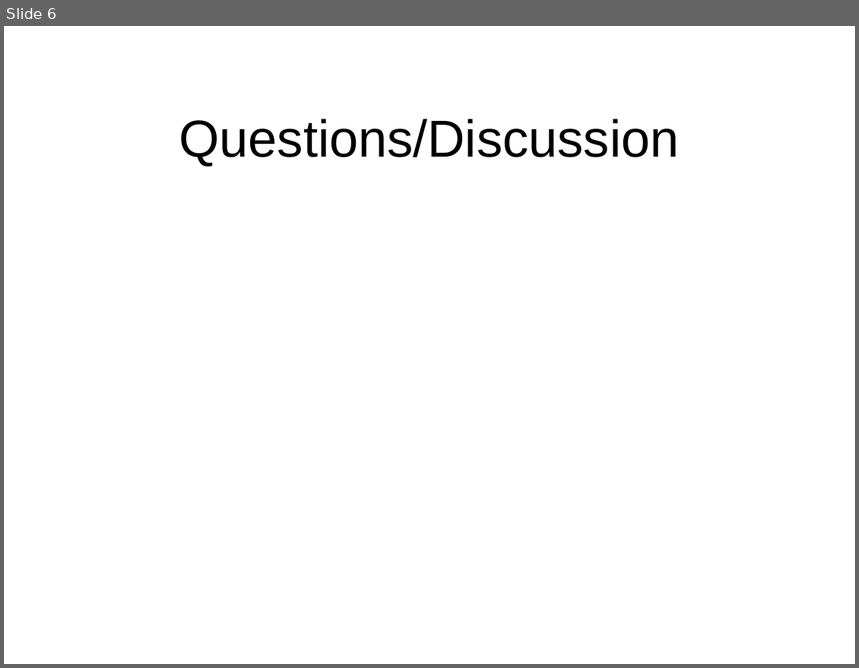
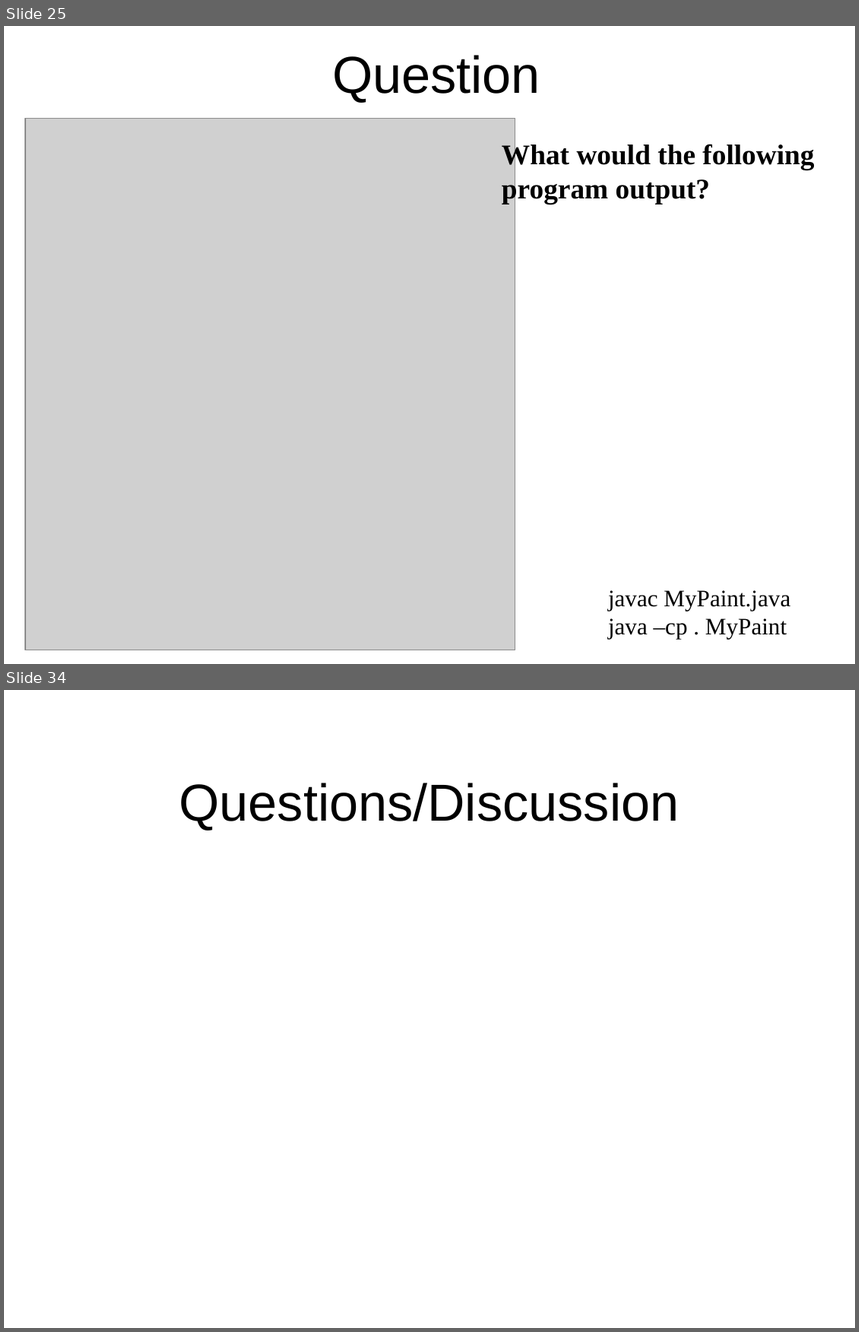
Before and after one commit to octaviordz/zjnu2017.github.io, a slide deck: OOP/lectures/080--Graphics.pptx. Shown one above the other, each under a label of ours: slide 6 before the commit, slides 25 and 34 after it; the slides between them are not shown. The pictures are 859x668 and 859x1332 pixels, drawn with LibreOffice and Linux fonts; fonts in the diff are those of the drawing; grey boxes stand for pictures. Boxes give left, top, right and bottom in pixels: in the first picture for what was removed or moved away, otherwise in the second. Text is boxed around its words. In the diff, an @@ line names an element or a change of style, - is before the commit and + after.

```diff
--- a/OOP/lectures/080--Graphics.pptx
+++ b/OOP/lectures/080--Graphics.pptx
@@ slide 25 added at <box>4,26,855,664</box>, background #FFFFFF @@
@@ title added at <box>332,55,541,102</box>, 44 pt, text #000000 @@
+Question
@@ picture added at <box>25,118,515,650</box> @@
@@ text added at <box>502,143,814,204</box>, 24 pt, text #000000, bold @@
+What would the following
+program output?
@@ text added at <box>608,591,791,639</box>, 20 pt, text #000000 @@
+javac MyPaint.java
+java –cp . MyPaint
@@ what was slide 6 is now slide 34 @@
```
Also in this commit, not shown: 3 slides changed, 28 other slides added, 1 slide removed, 1 other file.
